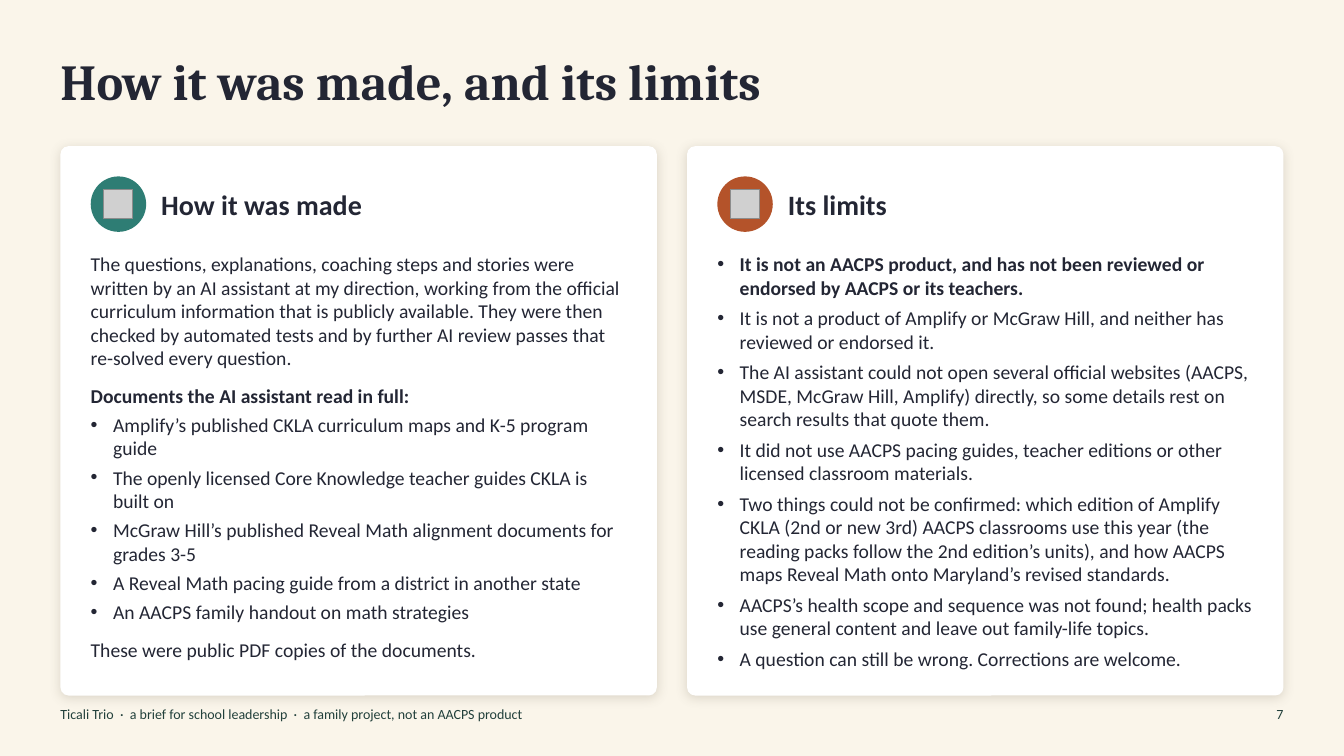
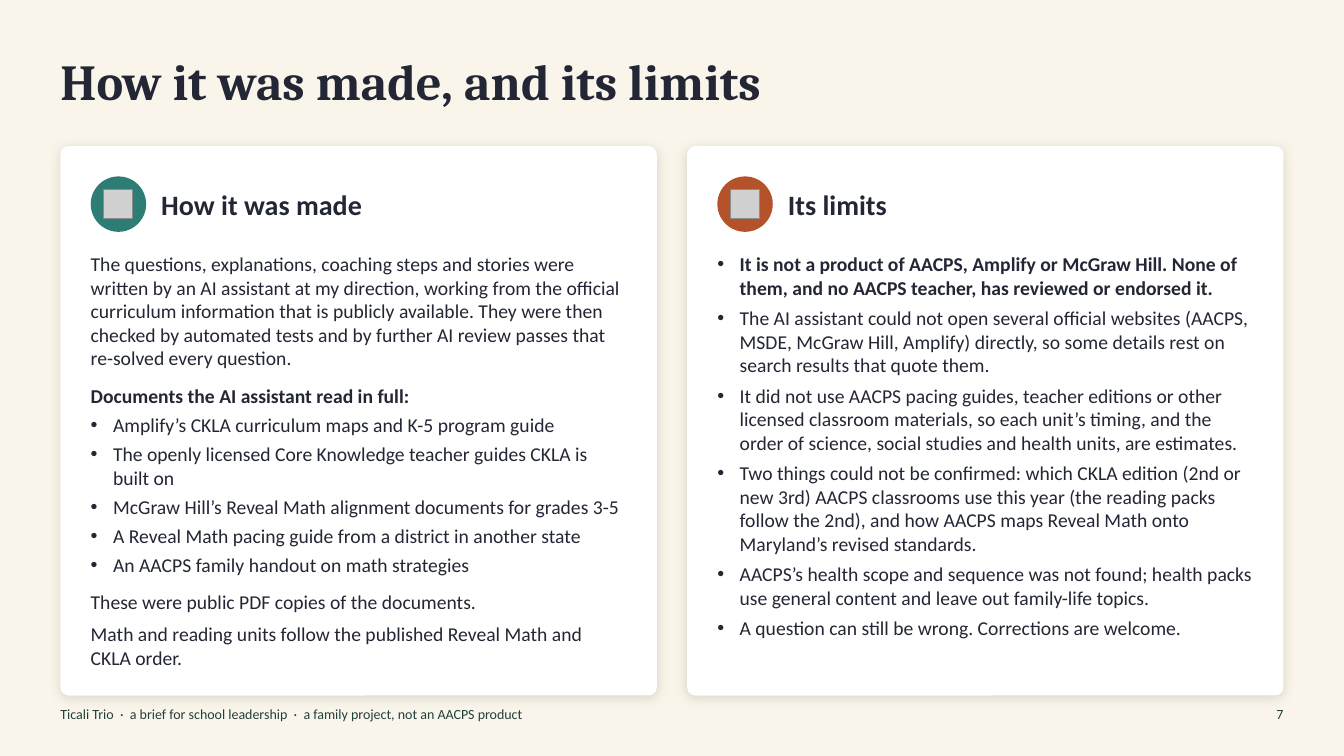
Before and after one commit to nicholasticali/Ticali-trio-education-game, a slide deck: slide 7 of for-school/Ticali_Trio_Brief.pptx. Drawn at 1344x756 pixels with LibreOffice and Linux fonts; fonts in the diff are those of the drawing; grey boxes stand for pictures. Boxes give left, top, right and bottom in pixels: in the first picture for what was removed or moved away, otherwise in the second. Text is boxed around its words. In the diff, an @@ line names an element or a change of style, - is before the commit and + after.

```diff
--- a/for-school/Ticali_Trio_Brief.pptx
+++ b/for-school/Ticali_Trio_Brief.pptx
@@ text at (740,257,1237,298): text changed @@
-• It is not an AACPS product, and has not been reviewed or endorsed by AACPS or its teachers.
-• It is not a product of Amplify or McGraw Hill, and neither has reviewed or endorsed it.
+• It is not a product of AACPS, Amplify or McGraw Hill. None of them, and no AACPS teacher, has reviewed or endorsed it.
@@ text at (740,389,1241,554): text changed @@
-• It did not use AACPS pacing guides, teacher editions or other licensed classroom materials.
-• Two things could not be confirmed: which edition of Amplify CKLA (2nd or new 3rd) AACPS classrooms use this year (the reading packs follow the 2nd edition’s units), and how AACPS maps Reveal Math onto Maryland’s revised standards.
+• It did not use AACPS pacing guides, teacher editions or other licensed classroom materials, so each unit’s timing, and the order of science, social studies and health units, are estimates.
+• Two things could not be confirmed: which CKLA edition (2nd or new 3rd) AACPS classrooms use this year (the reading packs follow the 2nd), and how AACPS maps Reveal Math onto Maryland’s revised standards.
@@ text at (113,418,554,436): text changed @@
-• Amplify’s published CKLA curriculum maps and K-5 program guide
+• Amplify’s CKLA curriculum maps and K-5 program guide
@@ text at (113,500,619,518): text changed @@
-• McGraw Hill’s published Reveal Math alignment documents for grades 3-5
+• McGraw Hill’s Reveal Math alignment documents for grades 3-5
@@ text at (91,627,582,665): paragraph added @@
+Math and reading units follow the published Reveal Math and CKLA order.
```
Also in this commit, not shown: 3 other slides changed, 11 other files.
